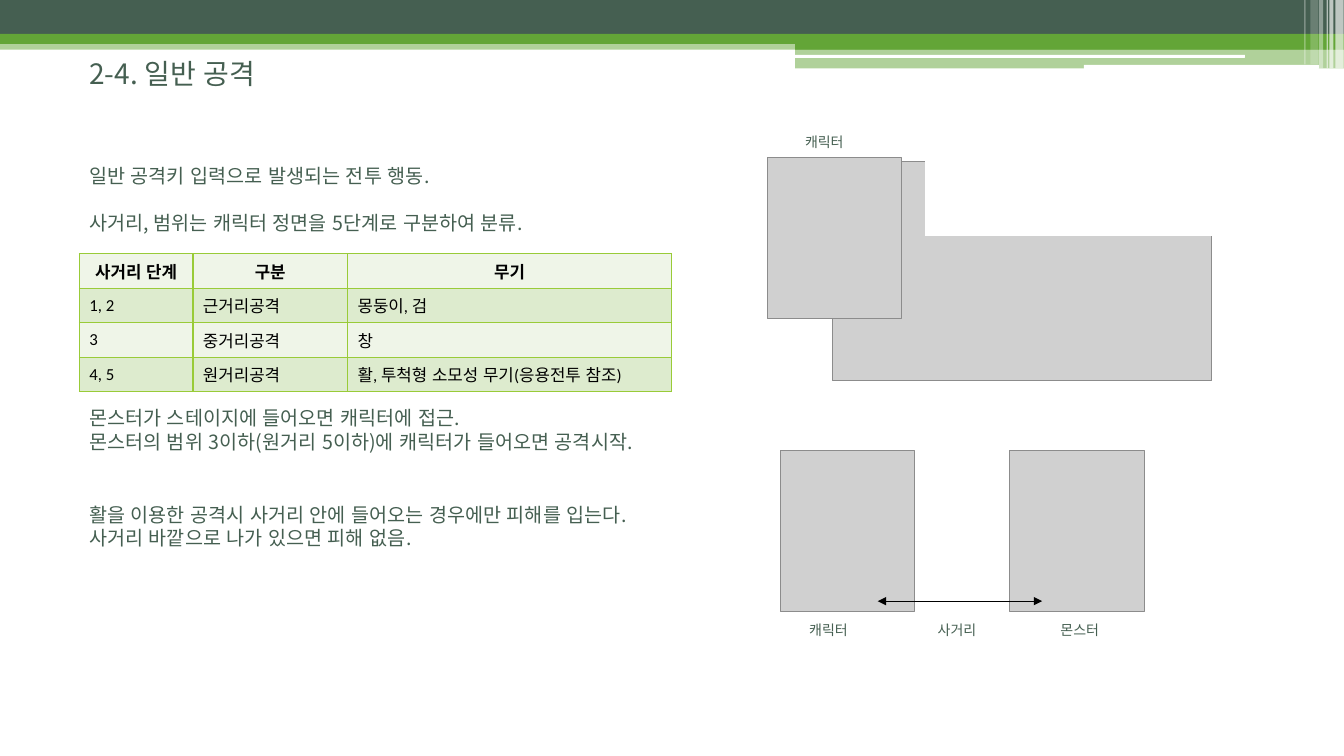
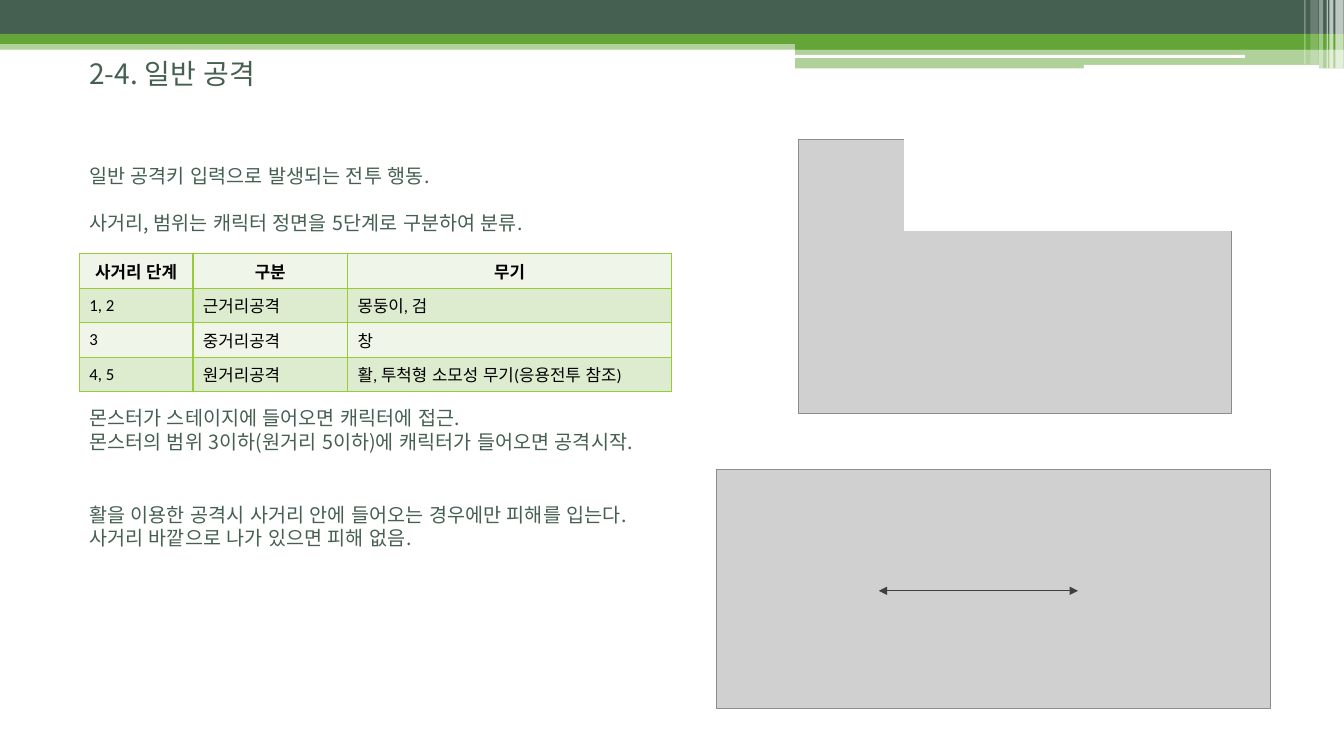
Before and after one commit to uknim2000/TIL, a slide deck: slide 11 of 003_게임기획서/노비의모험_전투시스템_김병훈_v001_200122.pptx. Drawn at 1344x756 pixels with LibreOffice and Linux fonts; fonts in the diff are those of the drawing; grey boxes stand for pictures. Boxes give left, top, right and bottom in pixels: in the first picture for what was removed or moved away, otherwise in the second. Text is boxed around its words. In the diff, an @@ line names an element or a change of style, - is before the commit and + after.

```diff
--- a/003_게임기획서/노비의모험_전투시스템_김병훈_v001_200122.pptx
+++ b/003_게임기획서/노비의모험_전투시스템_김병훈_v001_200122.pptx
@@ rectangle: place and size @@
-rectangle at [926,144,1215,235]
+rectangle at [905,117,1236,231]
@@ picture: place and size @@
-picture at [833,162,1213,381]
+picture at [799,139,1232,413]
@@ text removed at [805,135,844,148] @@
-캐릭터
@@ picture removed at [767,157,901,319] @@
@@ rounded rectangle removed at [833,156,873,292] @@
@@ picture added at [717,470,1270,709] @@
@@ picture removed at [780,450,914,611] @@
@@ picture removed at [1010,450,1144,611] @@
@@ double arrow moved from (878, 601) - (1043, 601) to (879, 591) - (1078, 591) @@
@@ double arrow (879, 591) - (1078, 591): stroke #000000 0.5 pt to #404040 0.5 pt @@
@@ text removed at [809,623,848,636] @@
-캐릭터
@@ text removed at [938,623,977,636] @@
-사거리
@@ text removed at [1060,623,1099,636] @@
-몬스터
```
Also in this commit, not shown: 2 other slides changed, 1 other file.
